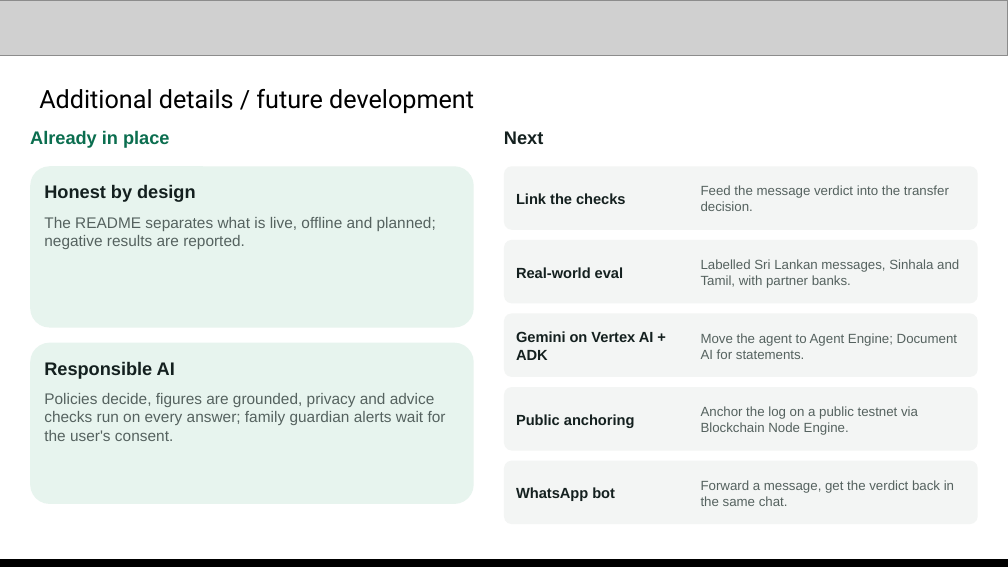
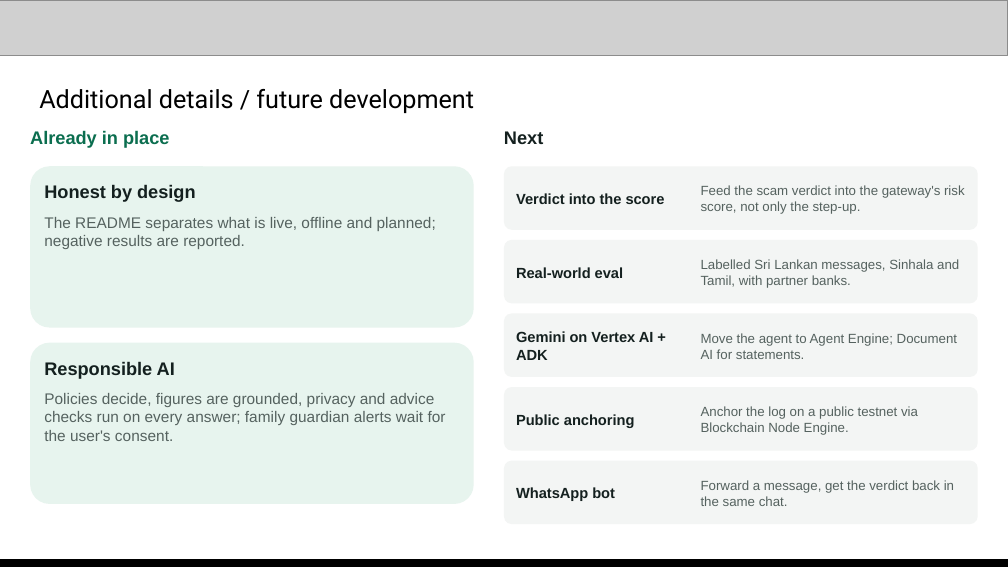
Before and after one commit to Adagard-Trios/AI-Buildathon-2026, a slide deck: slide 11 of docs/deck/FirstStep_AI_Builder_Cup_2026.pptx. Drawn at 1008x567 pixels with LibreOffice and Linux fonts; fonts in the diff are those of the drawing; grey boxes stand for pictures. Boxes give left, top, right and bottom in pixels: in the first picture for what was removed or moved away, otherwise in the second. Text is boxed around its words. In the diff, an @@ line names an element or a change of style, - is before the commit and + after.

Commit message:
Deck and script: step-up is a pause, a question and a scam check
- Payment checkpoint described as it now works: the bank asks what the
  payment is for, runs Scam Shield on the answer, shows STOP before any code.
  Removes the contradiction with 'the victim passes the OTP herself'.
- Benchmark headline carries its caveat (synthetic set of 40, 45% -> 100%).
- CommBank 2026 figure for 'victims don't check'; gateway marked heuristic.
- USP: Sri Lanka first, APAC-ready (mostly data plus a policy version, no new
  services); next markets Singapore, Malaysia and India.
- Snapshots lead with the step-up STOP screen; cash planner screenshot dropped.
- Demo script's checkpoint scene rewritten for the integrated flow.

```diff
--- a/docs/deck/FirstStep_AI_Builder_Cup_2026.pptx
+++ b/docs/deck/FirstStep_AI_Builder_Cup_2026.pptx
@@ text at <box>516,193,665,204</box>: text changed @@
-Link the checks
+Verdict into the score
@@ text at <box>701,185,965,214</box>: text changed @@
-Feed the message verdict into the transfer decision.
+Feed the scam verdict into the gateway's risk score, not only the step-up.
```
Also in this commit, not shown: 6 other slides changed, 4 other files.
